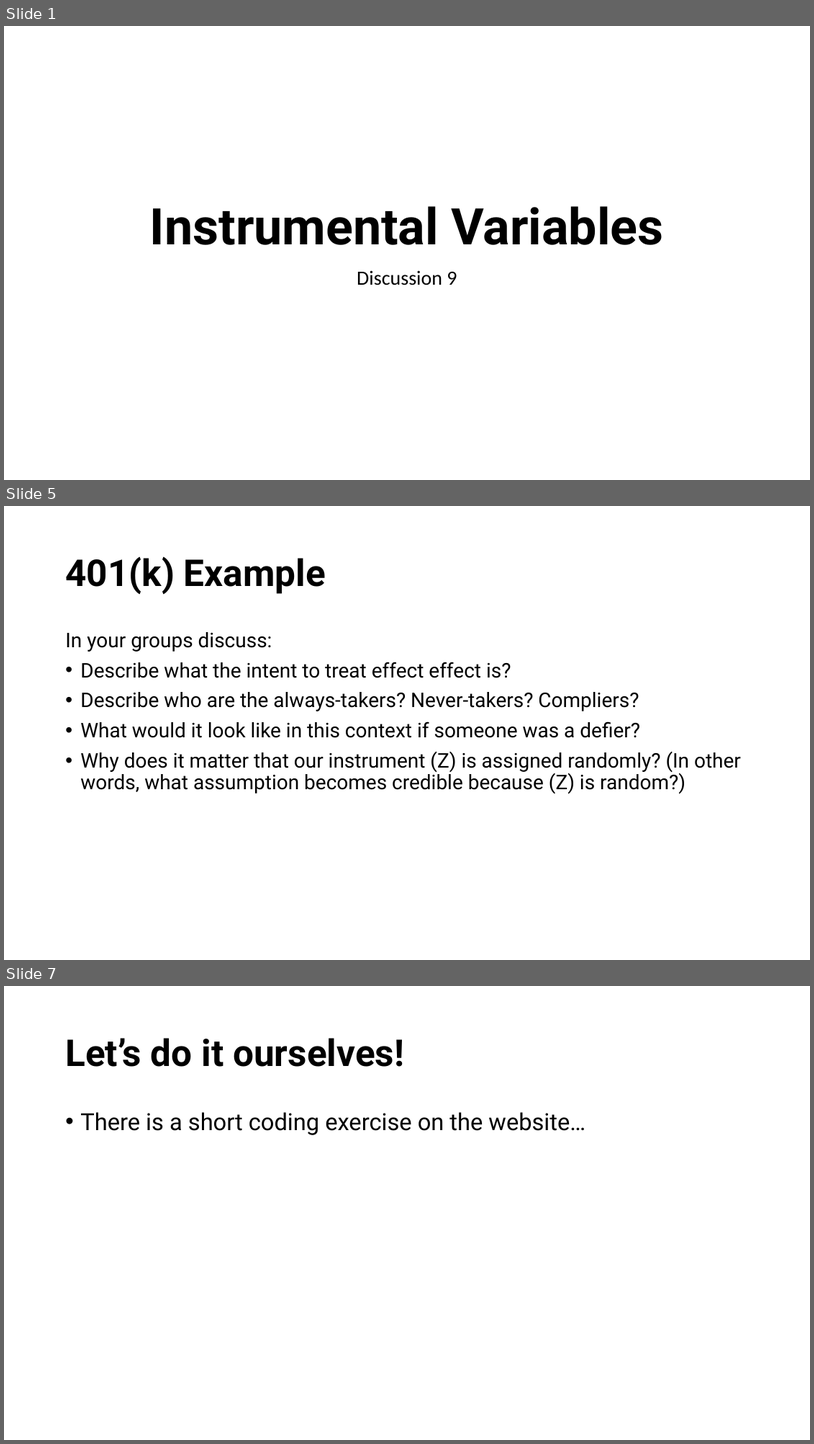
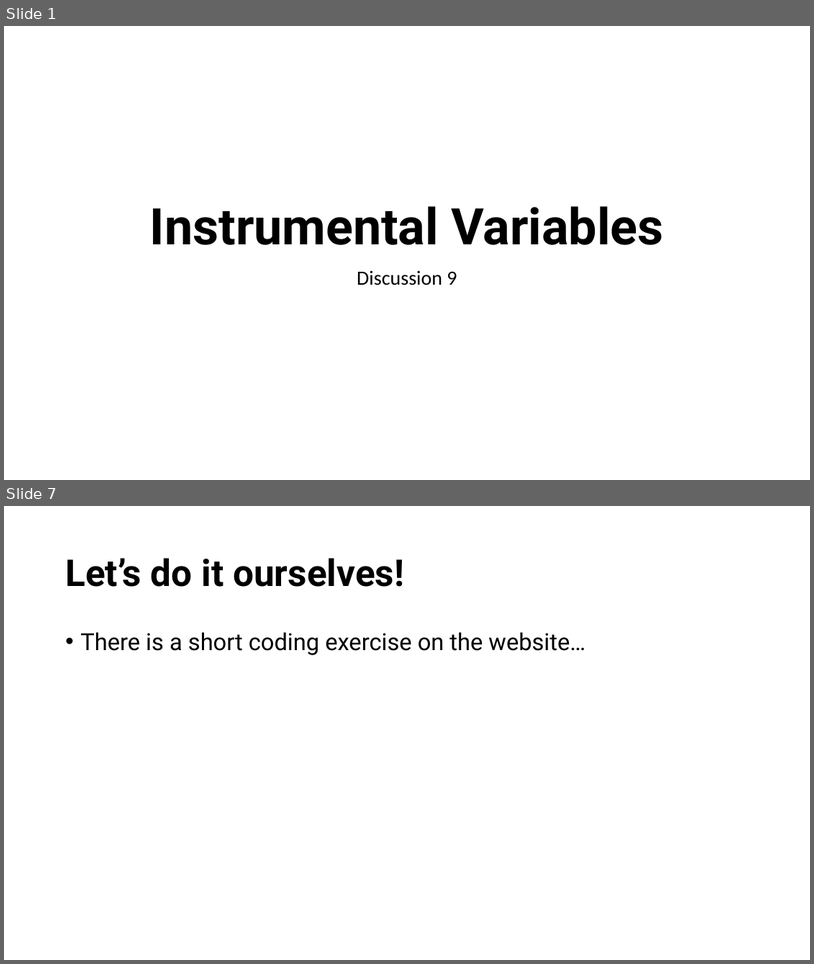
Before and after one commit to causal3900/causal3900.github.io, a slide deck: assets/discussions/discussion9-slides.pptx. Shown one above the other, each under a label of ours: slides 1, 5 and 7 before the commit, slides 1 and 7 after it; the slides between them are not shown. The pictures are 814x1444 and 814x964 pixels, drawn with LibreOffice and Linux fonts; fonts in the diff are those of the drawing. Boxes give left, top, right and bottom in pixels: in the first picture for what was removed or moved away, otherwise in the second. Text is boxed around its words. In the diff, an @@ line names an element or a change of style, - is before the commit and + after.

Commit message:
update discussion9

```diff
--- a/assets/discussions/discussion9-slides.pptx
+++ b/assets/discussions/discussion9-slides.pptx
@@ slide 5 removed at box(4, 506, 810, 960), background #FFFFFF @@
@@ title removed at box(65, 556, 326, 595) @@
-401(k) Example
@@ text removed at box(65, 632, 741, 794) @@
-In your groups discuss:
-• Describe what the intent to treat effect effect is?
-• Describe who are the always-takers? Never-takers? Compliers?
-• What would it look like in this context if someone was a defier?
-• Why does it matter that our instrument (Z) is assigned randomly? (In other words, what assumption becomes credible because (Z) is random?)
```
Also in this commit, not shown: 3 slides changed, 2 slides added, 1 other slide removed, 44 other files.
